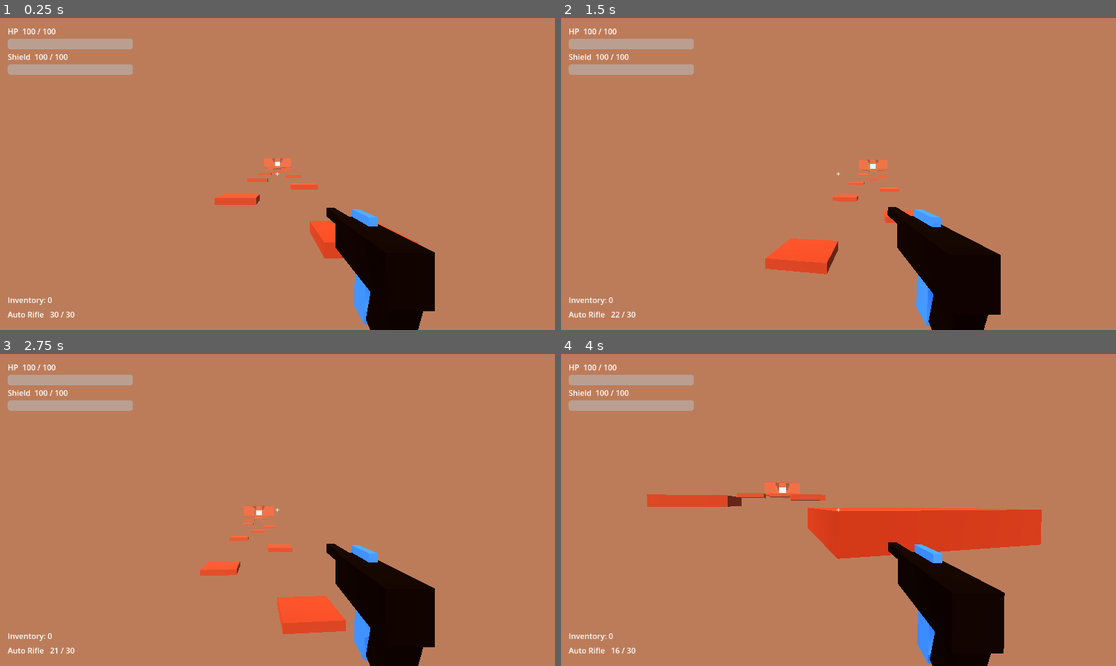
Above: before the commit, frames 1-4 (two rows, left to right).
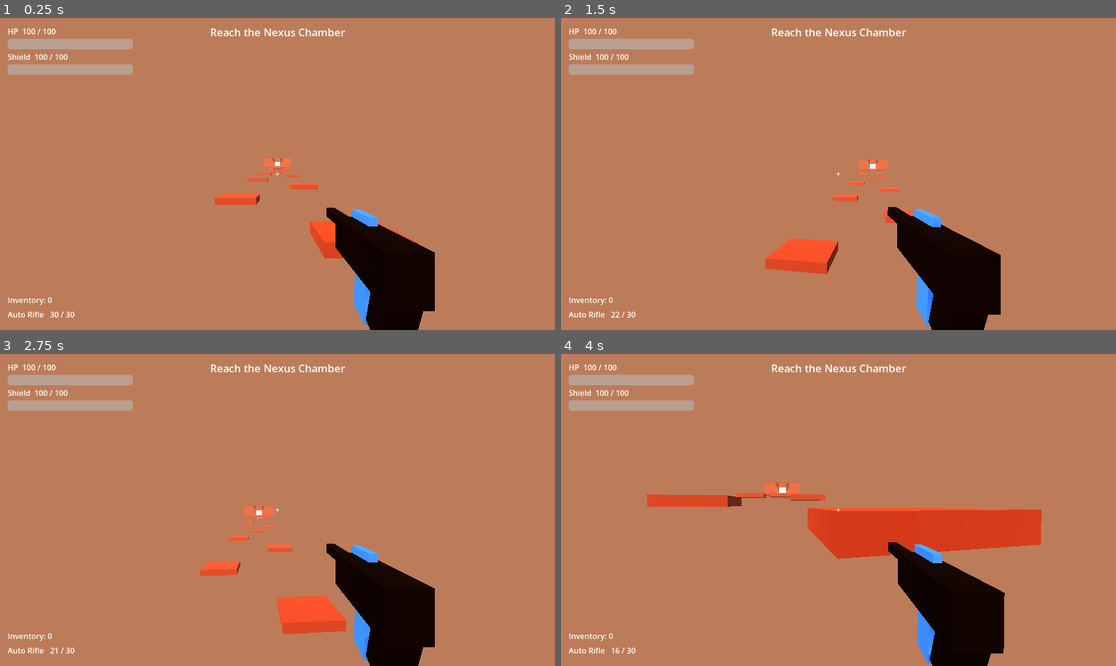
Above: after the commit, the same moments.

Repository: vasilisbit/The_Risen
Game: Godot game, scene res://scenes/missions/mars/mars.tscn
Two runs of this game, one before a commit and one after it. Both use one fixed random seed, a clock stepped at 60 frames per second and the inputs below. This scene is started directly instead of the project's main scene.
Inputs (mouse positions are in pixels of both pictures, inside the frame that each line leads up to):
- Up to frame 1 (0.25 s): no input
- Up to frame 2 (1.5 s): tap Enter at 0.5 s; move the mouse to (866, 174) at 0.52 s; press the mouse at (866, 174) at 0.53 s; hold W (move_forward) from 0.53 s (still down); tap Space (jump) at 0.77 s; move the mouse to (810, 174) at 1.27 s; release the mouse at (810, 174) at 1.28 s; click (810, 174) at 1.35 s
- Up to frame 3 (2.75 s): keep holding W (move_forward); tap Space (jump) at 1.52 s; move the mouse to (288, 503) at 2.02 s; hold E (interact) from 2.03 s (still down); click (288, 503) at 2.3 s
- Up to frame 4 (4 s): keep holding W (move_forward); move the mouse to (832, 516) at 2.77 s; release E (interact) at 2.78 s; tap Shift (sprint) at 2.85 s; tap Space (jump) at 3.02, 3.77 s; click (832, 516) at 3.05 s; move the mouse to (877, 513) at 3.52 s; press the mouse at (877, 513) at 3.53 s; tap 1 (weapon_1) at 3.6 s

The runs differ from the first frame. In frame 1, 0.3% of the frame differs, in the area x 38-63%, y 3-7%; in frame 2, 0.3%; in frame 3, 0.3%; in frame 4, 0.3%.

Commit message:
feat(t-0016): Implement Mars wave spawner system
scripts/wave_manager.gd (class WaveManager, on Mars/WaveManager): 12 waves with
the GDD §3.3 compositions across the three chambers (waves 1-4/5-8/9-12 pick
markers from room 1/2/3). Enemies spawn at random room spawn_point markers with
a 0.5 s stagger, each telegraphed by a spinning blue portal ring 2 s before the
enemy drops through it. Wave counter UI ("Wave n/12  Enemies: k"); clearing a
wave runs a 15 s countdown then opens the buff picker (3 options, auto-selects
after 10 s), then starts the next wave. Clearing wave 12 saves the mission and
fades back to the hub. Waves start when the player reaches the Nexus Chamber
(z <= -114) rather than on a timer, so nothing spawns while still platforming.

Buff plumbing: weapon.gd gains `damage_multiplier` (applied per pellet) and
guardian.gd gains `damage_reduction`, `max_health_bonus` and `max_hp()`, so the
three buffs (+20% damage / +50 max HP / -15% damage taken) actually take effect.

Verified in-game: wave 1 spawns 8 Rushers + 2 Shooters staggered, counter reads
"Wave 1/12"; a spawn call opens a portal with no enemy and the enemy appears
2 s later as the portal closes; clearing wave 1 -> "cleared, next in N" 15 s
countdown -> buff picker -> wave 2 (12 enemies) auto-started; +20% damage takes
the Auto Rifle 20 -> 24, +50 HP -> 150 max, -15% -> 0.15 reduction; clearing
wave 12 -> "All waves cleared!" -> Mars saved (Venus unlocked) -> faded to Hub.
Headless import clean.

Diff:
--- a/scenes/missions/mars/mars.tscn
+++ b/scenes/missions/mars/mars.tscn
@@ -2,6 +2,7 @@
 
 [ext_resource type="Script" uid="uid://4ctmgtuhc0yp" path="res://scripts/mars_level.gd" id="1_acncv"]
 [ext_resource type="PackedScene" uid="uid://b88q4r73j0x27" path="res://scenes/player/guardian.tscn" id="1_jx450"]
+[ext_resource type="Script" uid="uid://3kmilolmyo21" path="res://scripts/wave_manager.gd" id="3_27qac"]
 
 [sub_resource type="Environment" id="Environment_27qac"]
 background_mode = 1
@@ -30,3 +31,6 @@
 
 [node name="Guardian" parent="." unique_id=1754395905 instance=ExtResource("1_jx450")]
 transform = Transform3D(1, 0, 0, 0, 1, 0, 0, 0, 1, 0, 1.5, 4)
+
+[node name="WaveManager" type="Node" parent="." unique_id=1210423846]
+script = ExtResource("3_27qac")
--- a/scripts/guardian.gd
+++ b/scripts/guardian.gd
@@ -40,6 +40,10 @@
 
 ## Multiplies gravity — a low-gravity Area3D (Mars) sets this to 0.4.
 var gravity_scale: float = 1.0
+## Fraction of incoming damage ignored (Mars buff: -15% -> 0.15).
+var damage_reduction: float = 0.0
+## Extra max health from buffs (+50 HP option).
+var max_health_bonus: float = 0.0
 ## Fall-respawn point (Mars platforming); updated by checkpoint triggers.
 var checkpoint: Vector3
 
@@ -63,7 +67,7 @@
 	checkpoint = global_position
 	_build_death_screen()
 	# TODO(T-0004): apply class stat modifiers from SaveManager at spawn.
-	health_changed.emit(health, MAX_HEALTH)
+	health_changed.emit(health, max_hp())
 	shield_changed.emit(shield, MAX_SHIELD)
 
 
@@ -133,11 +137,17 @@
 		shield_changed.emit(shield, MAX_SHIELD)
 
 
+## Effective max health (base + buff bonus).
+func max_hp() -> float:
+	return MAX_HEALTH + max_health_bonus
+
+
 ## Apply incoming damage: shield absorbs first, overflow hits health.
 ## Resets the shield recharge delay.
 func take_damage(amount: float) -> void:
 	if amount <= 0.0:
 		return
+	amount *= (1.0 - clampf(damage_reduction, 0.0, 0.9))
 	_time_since_damage = 0.0
 
 	if shield > 0.0:
@@ -150,7 +160,7 @@
 
 	if amount > 0.0:
 		health = maxf(0.0, health - amount)
-		health_changed.emit(health, MAX_HEALTH)
+		health_changed.emit(health, max_hp())
 		if health <= 0.0 and not is_dead:
 			_on_death()
 
@@ -176,7 +186,7 @@
 	velocity = Vector3.ZERO
 	_knockback = Vector3.ZERO
 	health = maxf(1.0, health - FALL_PENALTY)
-	health_changed.emit(health, MAX_HEALTH)
+	health_changed.emit(health, max_hp())
 
 
 func _on_death() -> void:
@@ -193,7 +203,7 @@
 func _respawn() -> void:
 	global_position = _spawn_point
 	velocity = Vector3.ZERO
-	health = MAX_HEALTH
+	health = max_hp()
 	shield = MAX_SHIELD
 	_time_since_damage = SHIELD_RECHARGE_DELAY
 	is_dead = false
@@ -202,7 +212,7 @@
 		$WeaponManager.set_process(true)
 	if _death_screen:
 		_death_screen.visible = false
-	health_changed.emit(health, MAX_HEALTH)
+	health_changed.emit(health, max_hp())
 	shield_changed.emit(shield, MAX_SHIELD)
 
 
--- /dev/null
+++ b/scripts/wave_manager.gd
@@ -0,0 +1,296 @@
+class_name WaveManager
+extends Node
+## T-0016 Mars wave spawner. 12 waves across the 3 chambers (4 waves each, GDD
+## §3.3 compositions). Enemies spawn at random room spawn_point markers with a
+## 0.5 s stagger, each telegraphed by a portal VFX 2 s ahead. A wave counter UI
+## shows "Wave n/12" and the remaining count; clearing a wave starts a 15 s
+## intermission then the buff selection, and clearing wave 12 completes the
+## mission (save + fade to hub).
+
+signal wave_started(number: int)
+signal wave_cleared(number: int)
+signal all_waves_complete
+
+const RUSHER := "res://scenes/enemies/rusher.tscn"
+const SHOOTER := "res://scenes/enemies/shooter.tscn"
+const EXPLODER := "res://scenes/enemies/exploder.tscn"
+
+const STAGGER := 0.5           # s between successive portal openings
+const PORTAL_LEAD := 2.0       # s a portal is visible before its enemy appears
+const INTERMISSION := 15.0     # s countdown after a wave is cleared
+const BUFF_TIMEOUT := 10.0     # s before the buff picker auto-selects
+
+## GDD §3.3 wave table — [rushers, shooters, exploders] per wave.
+## Wave 12 also gets the Teleporting Phantom once T-0019 lands.
+const WAVES := [
+	[8, 2, 0], [6, 4, 2], [10, 5, 0], [8, 5, 2],        # Room 1, waves 1-4
+	[10, 5, 0], [12, 4, 2], [15, 5, 0], [12, 6, 2],     # Room 2, waves 5-8
+	[15, 5, 0], [12, 8, 2], [18, 7, 0], [10, 5, 0],     # Room 3, waves 9-12
+]
+## Marker z-bands per chamber (Mars rooms centred at -121.5 / -136.5 / -151.5).
+const ROOM_BANDS := [[-129.0, -114.0], [-144.0, -129.0], [-159.0, -144.0]]
+
+@export var mission_id: String = "Mars"
+@export var return_scene: String = "res://scenes/hub/hub.tscn"
+
+var wave_index: int = -1       # -1 until the first wave starts
+var remaining: int = 0         # enemies of this wave still alive
+
+var _pending: int = 0          # portal coroutines that have not spawned yet
+var _spawn_done: bool = false
+var _wave_active: bool = false
+var _label: Label
+var _buff_layer: CanvasLayer
+
+
+## Waves begin when the player crosses into the first chamber rather than on a
+## timer — otherwise enemies would spawn while the player is still platforming.
+const START_TRIGGER_Z := -114.0
+
+var _started: bool = false
+
+
+func _ready() -> void:
+	_build_ui()
+	_update_label("Reach the Nexus Chamber")
+
+
+func _physics_process(_delta: float) -> void:
+	if _started:
+		return
+	var p := get_tree().get_first_node_in_group("player")
+	if p != null and (p as Node3D).global_position.z <= START_TRIGGER_Z:
+		_started = true
+		start_wave(0)
+
+
+# --- wave lifecycle ---------------------------------------------------------
+
+func start_wave(index: int) -> void:
+	if index >= WAVES.size():
+		return
+	wave_index = index
+	remaining = 0
+	_pending = 0
+	_spawn_done = false
+	_wave_active = true
+	wave_started.emit(index + 1)
+	_update_label()
+	_spawn_wave(index)
+
+
+func _spawn_wave(index: int) -> void:
+	var types := _wave_types(index)
+	var markers := _room_markers(room_for_wave(index))
+	if markers.is_empty():
+		_spawn_done = true
+		return
+	for t in types:
+		var m: Node3D = markers[randi() % markers.size()]
+		_spawn_one(t, m.global_position)
+		await get_tree().create_timer(STAGGER).timeout
+	_spawn_done = true
+	_check_cleared()
+
+
+## Open a portal, wait PORTAL_LEAD, then drop the enemy through it.
+func _spawn_one(type_path: String, pos: Vector3) -> void:
+	_pending += 1
+	var vfx := _portal_vfx(pos)
+	await get_tree().create_timer(PORTAL_LEAD).timeout
+	if is_instance_valid(vfx):
+		vfx.queue_free()
+	var scene := load(type_path)
+	if scene != null:
+		var e := scene.instantiate() as Node3D
+		var host := get_tree().current_scene
+		if host:
+			host.add_child(e)
+			e.global_position = pos + Vector3(0, 1, 0)
+			remaining += 1
+			if e.has_signal("died"):
+				e.died.connect(_on_enemy_died)
+	_pending -= 1
+	_update_label()
+	_check_cleared()
+
+
+func _on_enemy_died(_where: Vector3) -> void:
+	remaining = maxi(0, remaining - 1)
+	_update_label()
+	_check_cleared()
+
+
+func _check_cleared() -> void:
+	if not _wave_active or not _spawn_done or _pending > 0 or remaining > 0:
+		return
+	_wave_active = false
+	wave_cleared.emit(wave_index + 1)
+	if wave_index >= WAVES.size() - 1:
+		_on_all_complete()
+	else:
+		_intermission()
+
+
+func _intermission() -> void:
+	var left := INTERMISSION
+	while left > 0.0:
+		_update_label("Wave %d cleared — next in %d" % [wave_index + 1, int(ceil(left))])
+		await get_tree().create_timer(1.0).timeout
+		left -= 1.0
+	_show_buff_ui()
+
+
+func _on_all_complete() -> void:
+	_update_label("All waves cleared!")
+	all_waves_complete.emit()
+	var sm := get_node_or_null("/root/SaveManager")
+	if sm and sm.has_method("complete_mission"):
+		sm.complete_mission(mission_id)
+	var gs := get_node_or_null("/root/GameState")
+	if gs and gs.has_method("transition_to"):
+		gs.transition_to(return_scene)
+	else:
+		get_tree().change_scene_to_file(return_scene)
+
+
+# --- helpers ----------------------------------------------------------------
+
+func room_for_wave(index: int) -> int:
+	return clampi(index / 4, 0, ROOM_BANDS.size() - 1)
+
+
+func _wave_types(index: int) -> Array:
+	var row: Array = WAVES[index]
+	var list: Array = []
+	for i in int(row[0]):
+		list.append(RUSHER)
+	for i in int(row[1]):
+		list.append(SHOOTER)
+	for i in int(row[2]):
+		list.append(EXPLODER)
+	list.shuffle()
+	return list
+
+
+func _room_markers(room: int) -> Array:
+	var band: Array = ROOM_BANDS[room]
+	var res: Array = []
+	for m in get_tree().get_nodes_in_group("spawn_point"):
+		var z: float = (m as Node3D).global_position.z
+		if z > float(band[0]) and z <= float(band[1]):
+			res.append(m)
+	return res
+
+
+func _portal_vfx(pos: Vector3) -> Node3D:
+	var mi := MeshInstance3D.new()
+	var torus := TorusMesh.new()
+	torus.inner_radius = 0.55
+	torus.outer_radius = 0.95
+	mi.mesh = torus
+	var m := StandardMaterial3D.new()
+	m.albedo_color = Color(0.25, 0.5, 1.0)
+	m.emission_enabled = true
+	m.emission = Color(0.35, 0.6, 1.0)
+	m.emission_energy_multiplier = 3.0
+	mi.material_override = m
+	var host := get_tree().current_scene
+	if host == null:
+		host = get_tree().root
+	host.add_child(mi)
+	mi.global_position = pos + Vector3(0, 1.0, 0)
+	mi.rotation.x = PI * 0.5                      # lie flat like a gateway
+	var tw := mi.create_tween().set_loops()
+	tw.tween_property(mi, "scale", Vector3.ONE * 1.25, 0.6)
+	tw.tween_property(mi, "scale", Vector3.ONE * 0.9, 0.6)
+	return mi
+
+
+# --- UI ---------------------------------------------------------------------
+
+func _build_ui() -> void:
+	var layer := CanvasLayer.new()
+	add_child(layer)
+	_label = Label.new()
+	_label.set_anchors_preset(Control.PRESET_CENTER_TOP)
+	_label.position = Vector2(-160, 14)
+	_label.custom_minimum_size = Vector2(320, 0)
+	_label.horizontal_alignment = HORIZONTAL_ALIGNMENT_CENTER
+	_label.add_theme_font_size_override("font_size", 22)
+	layer.add_child(_label)
+
+
+func _update_label(override_text: String = "") -> void:
+	if _label == null:
+		return
+	if override_text != "":
+		_label.text = override_text
+		return
+	_label.text = "Wave %d/%d    Enemies: %d" % [wave_index + 1, WAVES.size(), remaining]
+
+
+func _show_buff_ui() -> void:
+	_buff_layer = CanvasLayer.new()
+	_buff_layer.layer = 20
+	add_child(_buff_layer)
+	var dim := ColorRect.new()
+	dim.color = Color(0, 0, 0, 0.5)
+	dim.set_anchors_preset(Control.PRESET_FULL_RECT)
+	dim.mouse_filter = Control.MOUSE_FILTER_IGNORE
+	_buff_layer.add_child(dim)
+	var center := CenterContainer.new()
+	center.set_anchors_preset(Control.PRESET_FULL_RECT)
+	_buff_layer.add_child(center)
+	var vbox := VBoxContainer.new()
+	vbox.add_theme_constant_override("separation", 10)
+	center.add_child(vbox)
+	var title := Label.new()
+	title.text = "CHOOSE A BUFF"
+	title.horizontal_alignment = HORIZONTAL_ALIGNMENT_CENTER
+	title.add_theme_font_size_override("font_size", 28)
+	vbox.add_child(title)
+	for opt in [["damage", "+20% Weapon Damage"], ["health", "+50 Max HP"], ["armor", "-15% Damage Taken"]]:
+		var b := Button.new()
+		b.text = opt[1]
+		b.custom_minimum_size = Vector2(320, 44)
+		var id: String = opt[0]
+		b.pressed.connect(func() -> void: _choose_buff(id))
+		vbox.add_child(b)
+	Input.mouse_mode = Input.MOUSE_MODE_VISIBLE
+	_auto_pick_after(BUFF_TIMEOUT)
+
+
+func _auto_pick_after(seconds: float) -> void:
+	await get_tree().create_timer(seconds).timeout
+	if _buff_layer != null and is_instance_valid(_buff_layer):
+		_choose_buff("damage")          # auto-select if the player didn't pick
+
+
+func _choose_buff(id: String) -> void:
+	if _buff_layer == null or not is_instance_valid(_buff_layer):
+		return
+	apply_buff(id)
+	_buff_layer.queue_free()
+	_buff_layer = null
+	Input.mouse_mode = Input.MOUSE_MODE_CAPTURED
+	start_wave(wave_index + 1)
+
+
+## Apply a buff to the player. Public so it is unit-testable.
+func apply_buff(id: String) -> void:
+	var player := get_tree().get_first_node_in_group("player")
+	if player == null:
+		return
+	match id:
+		"damage":
+			var wm := player.get_node_or_null("WeaponManager")
+			if wm and ("_weapons" in wm):
+				for w in wm._weapons:
+					w.damage_multiplier *= 1.2
+		"health":
+			player.max_health_bonus += 50.0
+			player.health += 50.0
+			player.health_changed.emit(player.health, player.max_hp())
+		"armor":
+			player.damage_reduction = clampf(player.damage_reduction + 0.15, 0.0, 0.9)
--- a/scripts/weapon.gd
+++ b/scripts/weapon.gd
@@ -18,6 +18,9 @@
 @export var automatic: bool = false
 
 signal state_changed                       # ammo / reload changed
+
+## Scales outgoing damage — Mars wave buffs raise this (e.g. +20% -> 1.2).
+var damage_multiplier: float = 1.0
 
 var ammo: int = 0
 var _cooldown: float = 0.0
@@ -55,7 +58,7 @@
 		return []
 	ammo -= 1
 	_cooldown = 60.0 / rpm
-	var per_pellet := damage / float(max(1, pellets))
+	var per_pellet := damage * damage_multiplier / float(max(1, pellets))
 	var results: Array = []
 	var space := world.direct_space_state
 	for i in pellets:
Not shown, added: scripts/wave_manager.gd.uid
